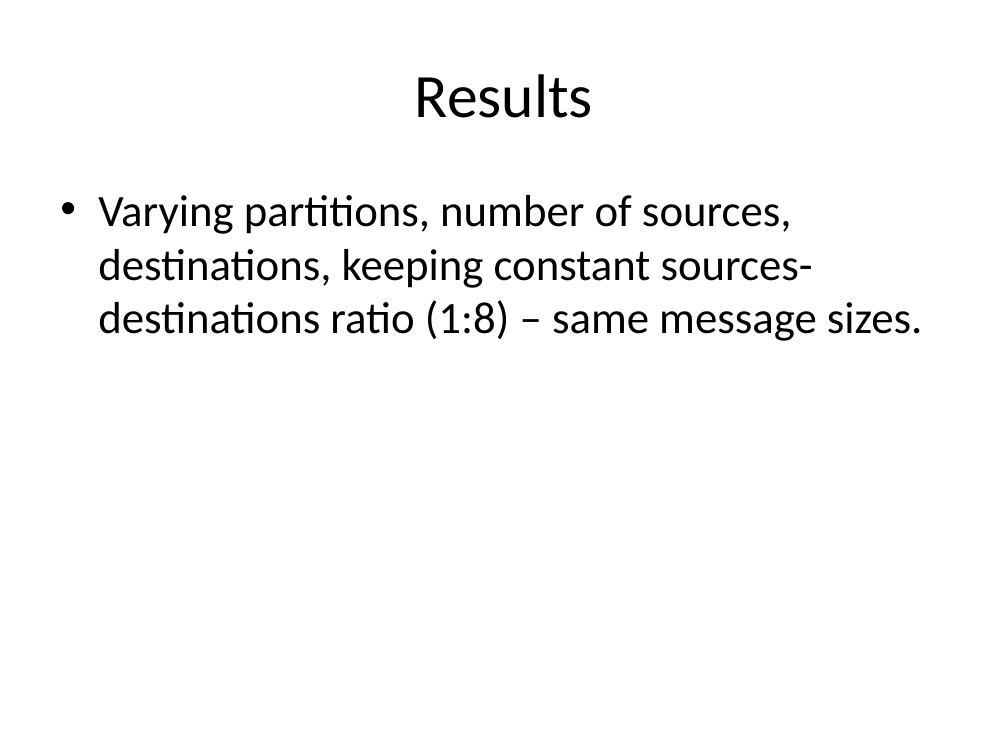
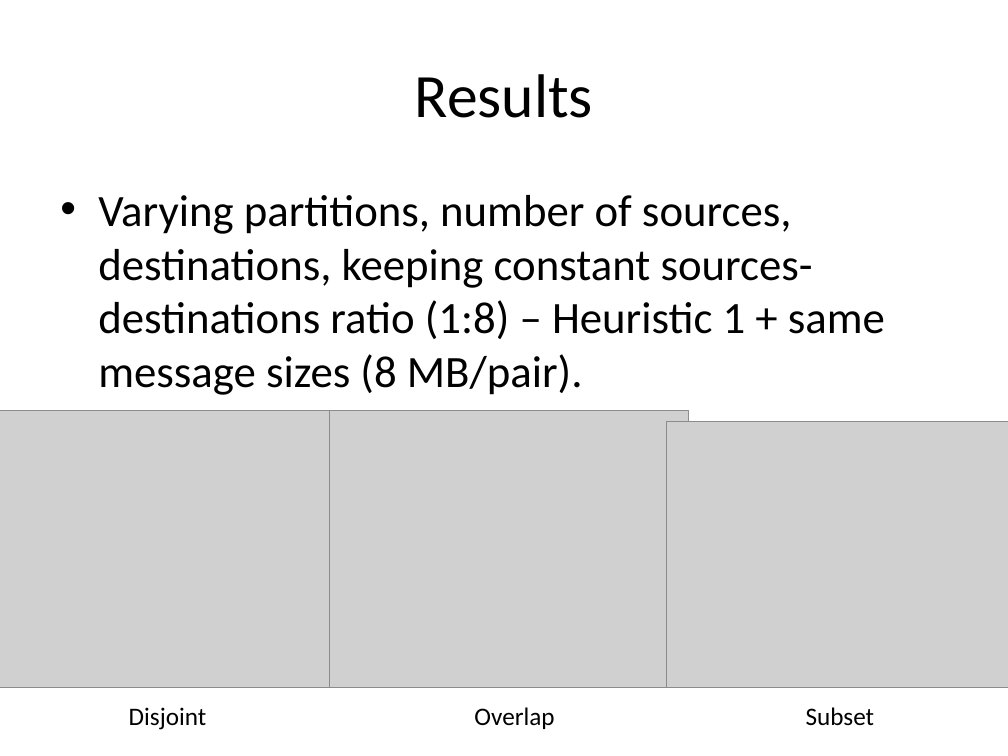
Before and after one commit to huyba/optiq, a slide deck: slide 5 of docs/Meeting_June_19.pptx (slide 4 before the commit). Drawn at 1008x756 pixels with LibreOffice and Linux fonts; fonts in the diff are those of the drawing; grey boxes stand for pictures. Boxes give left, top, right and bottom in pixels: in the first picture for what was removed or moved away, otherwise in the second. Text is boxed around its words. In the diff, an @@ line names an element or a change of style, - is before the commit and + after.

```diff
--- a/docs/Meeting_June_19.pptx
+++ b/docs/Meeting_June_19.pptx
@@ text at box(98, 195, 885, 395): text changed @@
-• Varying partitions, number of sources, destinations, keeping constant sources-destinations ratio (1:8) – same message sizes.
+• Varying partitions, number of sources, destinations, keeping constant sources-destinations ratio (1:8) – Heuristic 1 + same message sizes (8 MB/pair).
@@ picture added at box(0, 410, 355, 687) @@
@@ picture added at box(330, 410, 688, 687) @@
@@ picture added at box(667, 421, 1008, 686) @@
@@ text added at box(129, 707, 207, 730), 18 pt, text #000000 @@
+Disjoint
@@ text added at box(474, 707, 554, 729), 18 pt, text #000000 @@
+Overlap
@@ text added at box(806, 707, 875, 726), 18 pt, text #000000 @@
+Subset
```
Also in this commit, not shown: 5 other slides changed, 1 slide added.
